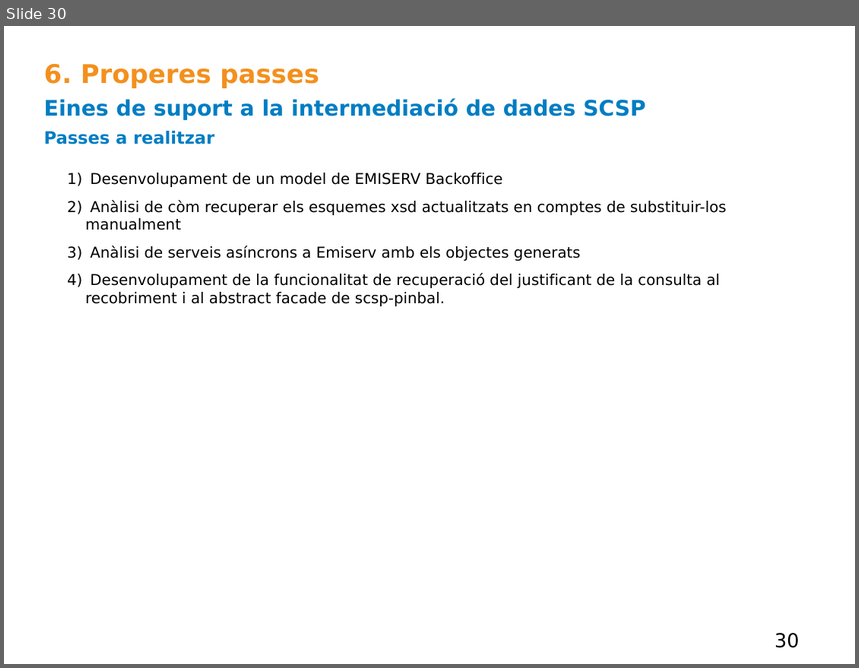
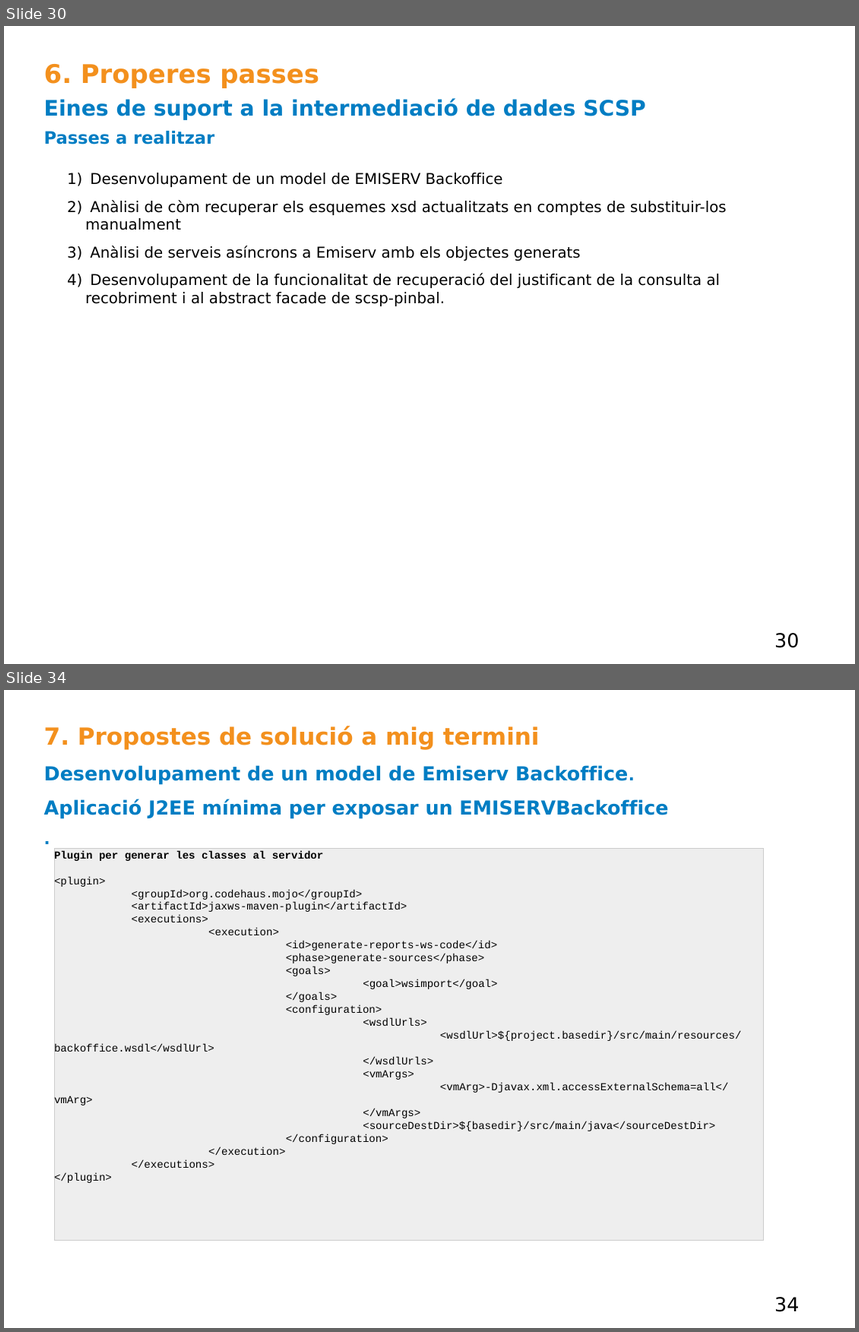
Before and after one commit to at4net/emissors, a slide deck: doc/manuales/Resum.odp. Shown one above the other, each under a label of ours: slide 30 before the commit, slides 30 and 34 after it; the slides between them are not shown. The pictures are 859x668 and 859x1332 pixels, drawn with LibreOffice and Linux fonts; fonts in the diff are those of the drawing. Boxes give left, top, right and bottom in pixels: in the first picture for what was removed or moved away, otherwise in the second. Text is boxed around its words. In the diff, an @@ line names an element or a change of style, - is before the commit and + after.

```diff
--- a/doc/manuales/Resum.odp
+++ b/doc/manuales/Resum.odp
@@ slide 34 added at bbox=[4, 690, 855, 1328], background #FFFFFF @@
@@ text added at bbox=[44, 726, 668, 819], 18 pt, text #007DC3, bold @@
+7. Propostes de solució a mig termini
+Desenvolupament de un model de Emiserv Backoffice.
+Aplicació J2EE mínima per exposar un EMISERVBackoffice
+.
@@ rectangle added at bbox=[54, 848, 764, 1241], fill #EEEEEE, outline #CCCCCC 0 pt, 10 pt, text #000000 @@
+Plugin per generar les classes al servidor
+<plugin>
+<groupId>org.codehaus.mojo</groupId>
+<artifactId>jaxws-maven-plugin</artifactId>
+<executions>
+<execution>
+<id>generate-reports-ws-code</id>
+<phase>generate-sources</phase>
+<goals>
+<goal>wsimport</goal>
+</goals>
+<configuration>
+<wsdlUrls>
+<wsdlUrl>${project.basedir}/src/main/resources/backoffice.wsdl</wsdlUrl>
+</wsdlUrls>
+<vmArgs>
+<vmArg>-Djavax.xml.accessExternalSchema=all</vmArg>
+</vmArgs>
+<sourceDestDir>${basedir}/src/main/java</sourceDestDir>
+</configuration>
+</execution>
+</executions>
+</plugin>
@@ page number added at bbox=[775, 1297, 799, 1312], 18 pt, text #000000 @@
+34
```
Also in this commit, not shown: 6 other slides added, 1 other file.
